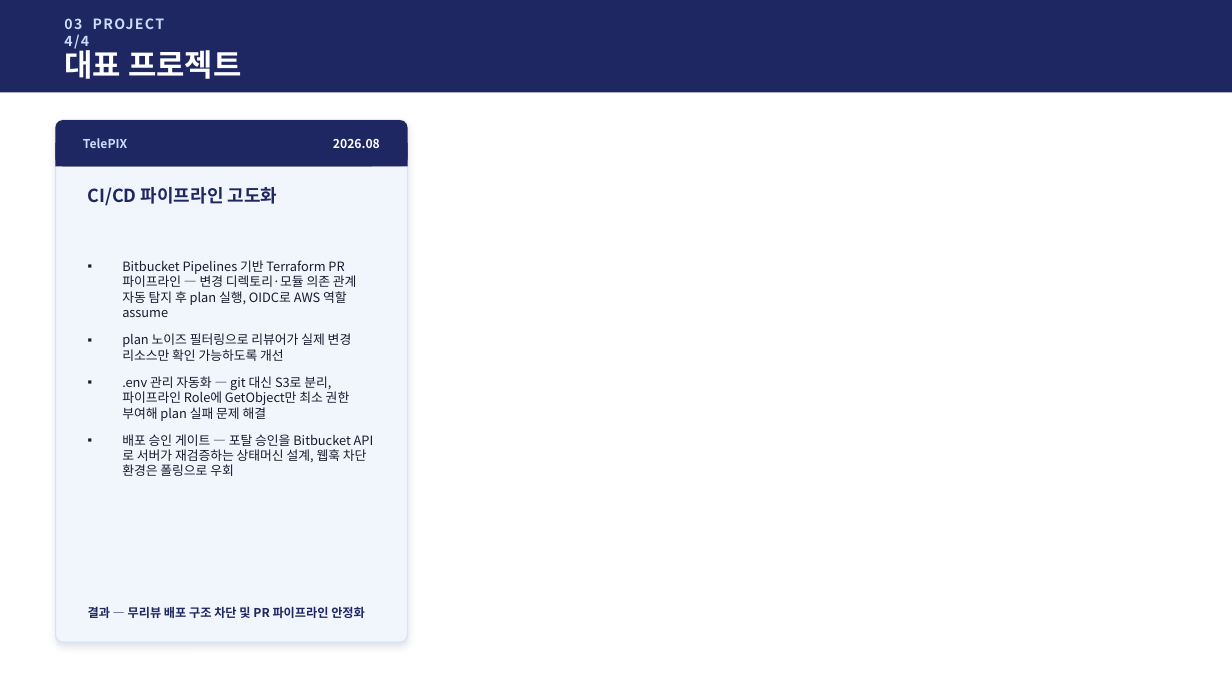
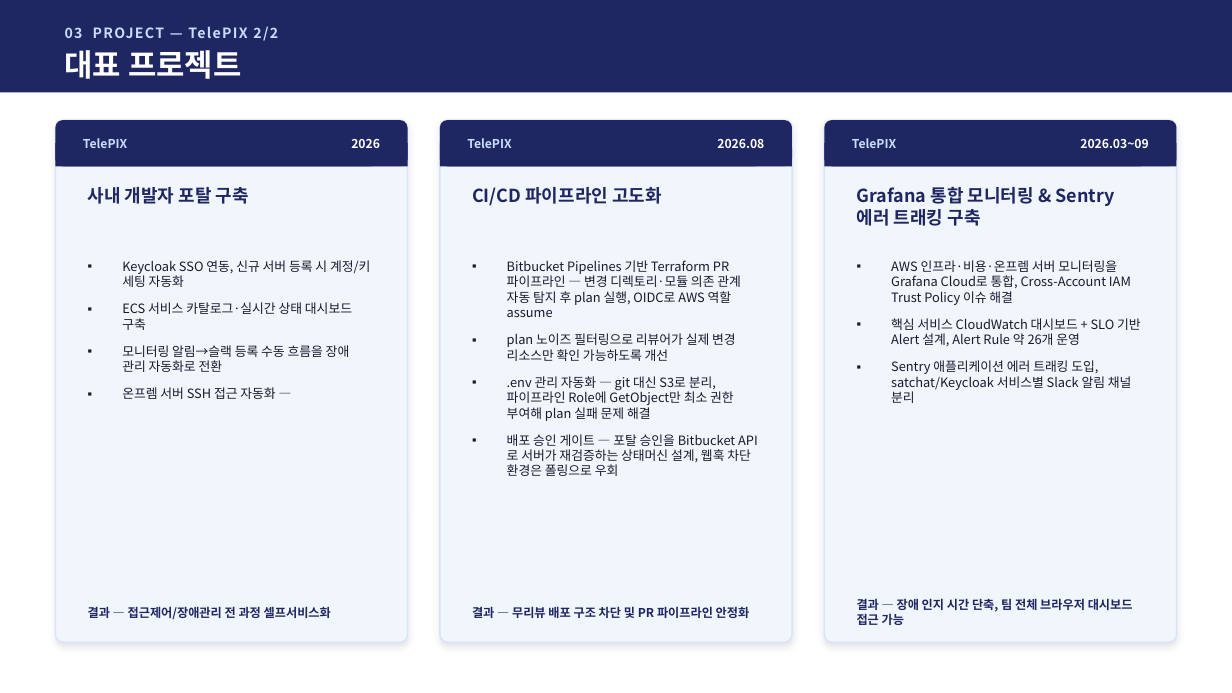
Before and after one commit to jtkdy/devops-portfolio, a slide deck: slide 9 of 포트폴리오_정상윤_2026_v2.pptx (slide 8 before the commit). Drawn at 1232x693 pixels with LibreOffice and Linux fonts; fonts in the diff are those of the drawing. Boxes give left, top, right and bottom in pixels: in the first picture for what was removed or moved away, otherwise in the second. Text is boxed around its words. In the diff, an @@ line names an element or a change of style, - is before the commit and + after.

```diff
--- a/포트폴리오_정상윤_2026_v2.pptx
+++ b/포트폴리오_정상윤_2026_v2.pptx
@@ text at (65, 26, 278, 41): text changed @@
-03 PROJECT 4/4
+03 PROJECT — TelePIX 2/2
@@ text at (351, 139, 380, 148): text changed @@
-2026.08
+2026
@@ rounded rectangle added at (440, 120, 792, 642), fill #F1F5FC, outline #D8E3F5 1 pt @@
@@ rounded rectangle added at (440, 120, 792, 166), fill #1E2761 @@
@@ rectangle added at (440, 143, 792, 166), fill #1E2761 @@
@@ text added at (467, 138, 511, 148), 9.5 pt, text #CADCFC, bold @@
+TelePIX
@@ text added at (717, 139, 764, 148), 9.5 pt, text #FFFFFF, bold @@
+2026.08
@@ rounded rectangle added at (824, 120, 1177, 642), fill #F1F5FC, outline #D8E3F5 1 pt @@
@@ rounded rectangle added at (824, 120, 1177, 166), fill #1E2761 @@
@@ rectangle added at (824, 143, 1177, 166), fill #1E2761 @@
@@ text added at (852, 138, 896, 148), 9.5 pt, text #CADCFC, bold @@
+TelePIX
@@ text added at (1080, 139, 1149, 148), 9.5 pt, text #FFFFFF, bold @@
+2026.03~09
@@ text at (88, 187, 249, 204): text changed @@
-CI/CD 파이프라인 고도화
+사내 개발자 포탈 구축
@@ text added at (472, 187, 662, 206), 14 pt, text #1E2761, bold @@
+CI/CD 파이프라인 고도화
@@ text added at (857, 187, 1115, 226), 14 pt, text #1E2761, bold @@
+Grafana 통합 모니터링 & Sentry 에러 트래킹 구축
@@ text at (122, 260, 370, 399): text changed @@
-▪ Bitbucket Pipelines 기반 Terraform PR 파이프라인 — 변경 디렉토리·모듈 의존 관계 자동 탐지 후 plan 실행, OIDC로 AWS 역할 assume
-▪ plan 노이즈 필터링으로 리뷰어가 실제 변경 리소스만 확인 가능하도록 개선
-▪ .env 관리 자동화 — git 대신 S3로 분리, 파이프라인 Role에 GetObject만 최소 권한 부여해 plan 실패 문제 해결
-▪ 배포 승인 게이트 — 포탈 승인을 Bitbucket API로 서버가 재검증하는 상태머신 설계, 웹훅 차단 환경은 폴링으로 우회
+▪ Keycloak SSO 연동, 신규 서버 등록 시 계정/키 세팅 자동화
+▪ ECS 서비스 카탈로그·실시간 상태 대시보드 구축
+▪ 모니터링 알림→슬랙 등록 수동 흐름을 장애 관리 자동화로 전환
+▪ 온프렘 서버 SSH 접근 자동화 —
@@ text added at (507, 260, 751, 476), 10 pt, text #1A1A2E @@
+▪ Bitbucket Pipelines 기반 Terraform PR 파이프라인 — 변경 디렉토리·모듈 의존 관계 자동 탐지 후 plan 실행, OIDC로 AWS 역할 assume
+▪ plan 노이즈 필터링으로 리뷰어가 실제 변경 리소스만 확인 가능하도록 개선
+▪ .env 관리 자동화 — git 대신 S3로 분리, 파이프라인 Role에 GetObject만 최소 권한 부여해 plan 실패 문제 해결
+▪ 배포 승인 게이트 — 포탈 승인을 Bitbucket API로 서버가 재검증하는 상태머신 설계, 웹훅 차단 환경은 폴링으로 우회
@@ text added at (891, 260, 1141, 403), 10 pt, text #1A1A2E @@
+▪ AWS 인프라·비용·온프렘 서버 모니터링을 Grafana Cloud로 통합, Cross-Account IAM Trust Policy 이슈 해결
+▪ 핵심 서비스 CloudWatch 대시보드 + SLO 기반 Alert 설계, Alert Rule 약 26개 운영
+▪ Sentry 애플리케이션 에러 트래킹 도입, satchat/Keycloak 서비스별 Slack 알림 채널 분리
@@ text added at (857, 598, 1133, 625), 9.5 pt, text #1E2761, bold @@
+결과 — 장애 인지 시간 단축, 팀 전체 브라우저 대시보드 접근 가능
@@ text at (88, 606, 331, 619): text changed @@
-결과 — 무리뷰 배포 구조 차단 및 PR 파이프라인 안정화
+결과 — 접근제어/장애관리 전 과정 셀프서비스화
@@ text added at (472, 606, 750, 618), 9.5 pt, text #1E2761, bold @@
+결과 — 무리뷰 배포 구조 차단 및 PR 파이프라인 안정화
```
Also in this commit, not shown: 3 other slides changed, 1 slide added.
